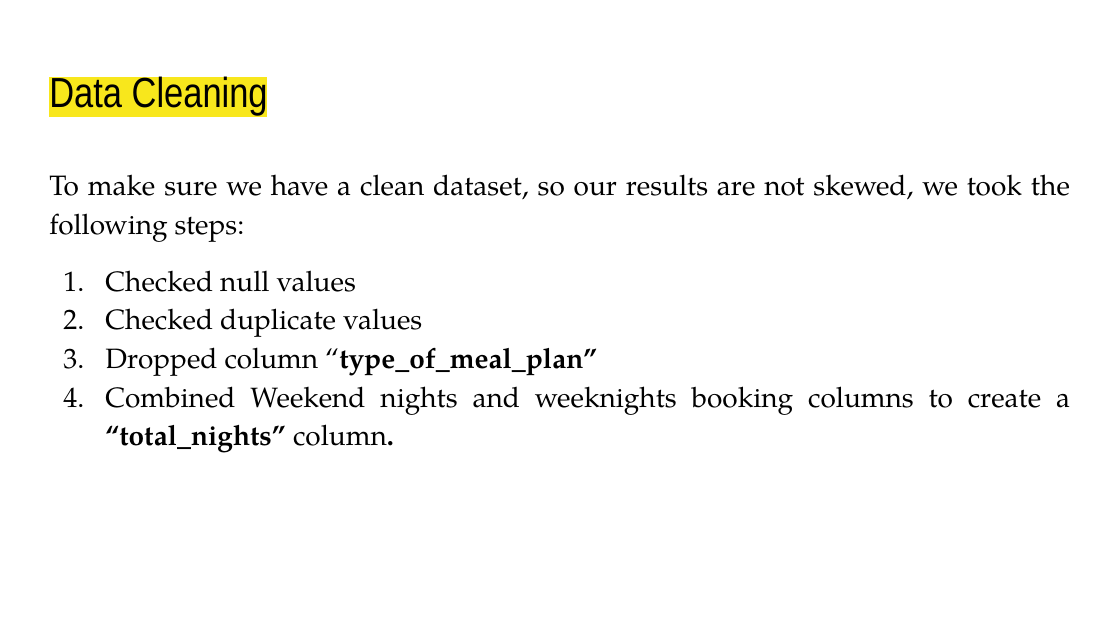
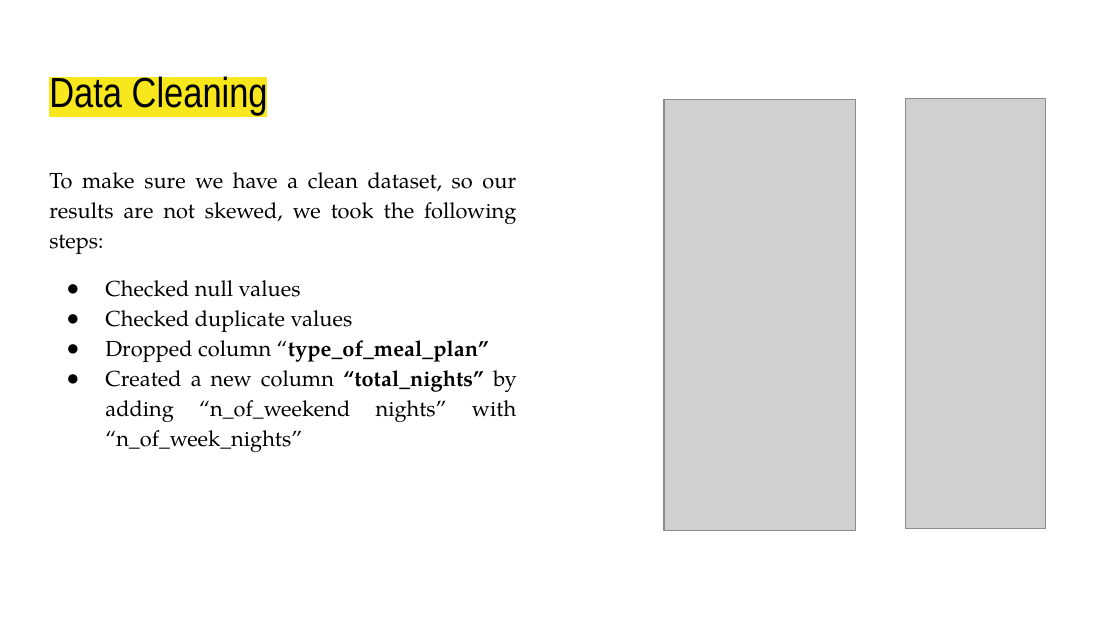
Before and after one commit to domivillacis/Hotel_reservations_analysis, a slide deck: slide 7 of Hotel_Reservations.pptx (slide 6 before the commit). Drawn at 1120x630 pixels with LibreOffice and Linux fonts; fonts in the diff are those of the drawing; grey boxes stand for pictures. Boxes give left, top, right and bottom in pixels: in the first picture for what was removed or moved away, otherwise in the second. Text is boxed around its words. In the diff, an @@ line names an element or a change of style, - is before the commit and + after.

```diff
--- a/Hotel_Reservations.pptx
+++ b/Hotel_Reservations.pptx
@@ picture added at bbox=[664, 100, 856, 530] @@
@@ picture added at bbox=[906, 99, 1046, 529] @@
@@ text at bbox=[49, 172, 516, 362]: size 18 to 14 pt in "To make sure we have a clean ...", "Checked null values", "Checked duplicate values", "Dropped column “type_of_meal_plan”"; bullet 1. to ● @@
@@ text at bbox=[105, 370, 517, 452]: text changed; size 18 to 14 pt @@
-4. Combined Weekend nights and weeknights booking columns to create a “total_nights” column.
+● Created a new column “total_nights” by adding “n_of_weekend nights” with “n_of_week_nights”
```
Also in this commit, not shown: 25 other slides changed, 8 slides added, 2 slides removed.
